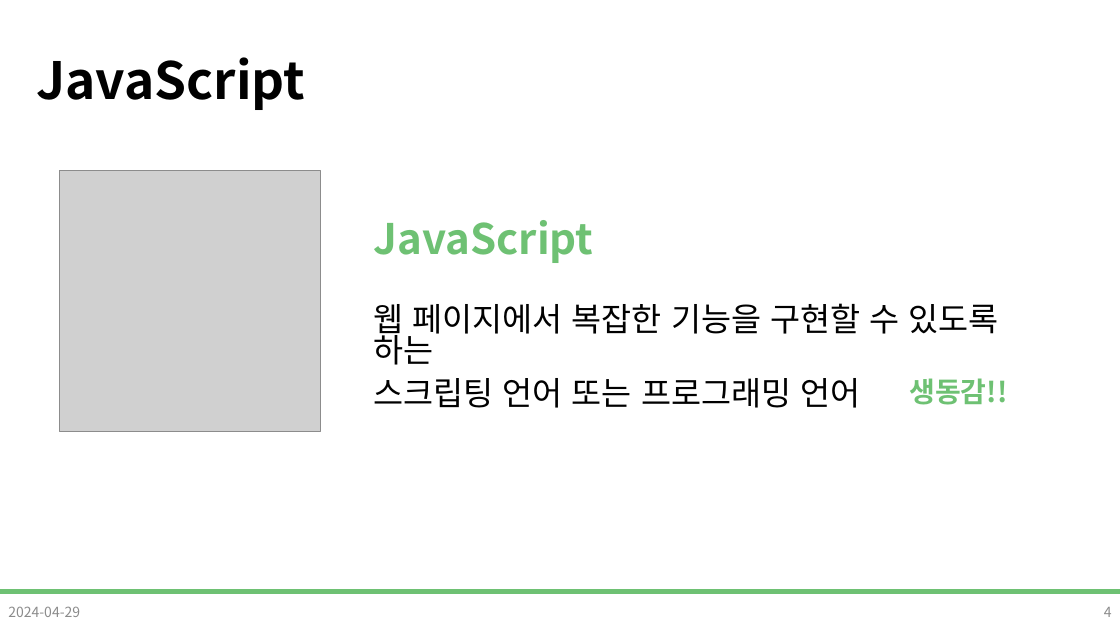
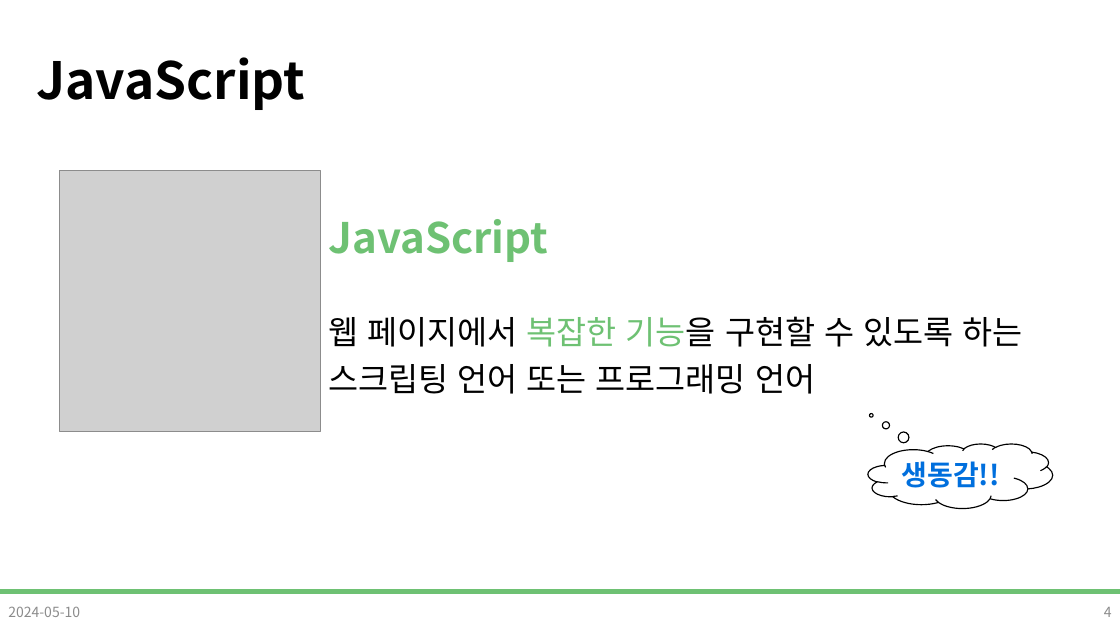
Before and after one commit to DevDamon0527/SeSAC_Yeongdeungpo_Campus_6th, a slide deck: slide 4 of material/[SeSAC_YDP_6] 04-1_Javascript.pptx. Drawn at 1120x630 pixels with LibreOffice and Linux fonts; fonts in the diff are those of the drawing; grey boxes stand for pictures; background and template pictures are left out. Boxes give left, top, right and bottom in pixels: in the first picture for what was removed or moved away, otherwise in the second. Text is boxed around its words. In the diff, an @@ line names an element or a change of style, - is before the commit and + after.

```diff
--- a/material/[SeSAC_YDP_6] 04-1_Javascript.pptx
+++ b/material/[SeSAC_YDP_6] 04-1_Javascript.pptx
@@ text "JavaScript": place and size @@
-text "JavaScript" at box(374, 220, 594, 263)
+text "JavaScript" at box(328, 219, 548, 262)
@@ text "웹 페이지에서 복잡한 기능을 구현할 ...": place and size @@
-text "웹 페이지에서 복잡한 기능을 구현할 ..." at box(374, 303, 998, 408)
+text "웹 페이지에서 복잡한 기능을 구현할 ..." at box(328, 316, 1022, 394)
@@ text "웹 페이지에서 복잡한 기능을 구현할 ..." at box(328, 316, 1022, 394): text colour #000000 to #6EC173 in "복잡한 기능을"; line spacing 0.8 to 0.9 @@
@@ thought cloud "생동감!!": place and size @@
-thought cloud "생동감!!" at box(909, 378, 1007, 405)
+thought cloud "생동감!!" at box(868, 444, 1053, 508)
@@ thought cloud "생동감!!" at box(868, 444, 1053, 508): text colour #6EC173 to #006FDD; fill none to #FFFFFF; outline none to #000000 1 pt @@
@@ text at box(8, 606, 80, 617): text changed @@
-2024-04-29
+2024-05-10
```
Also in this commit, not shown: 89 other slides changed, 16 slides added, 3 slides removed, 16 other files.
